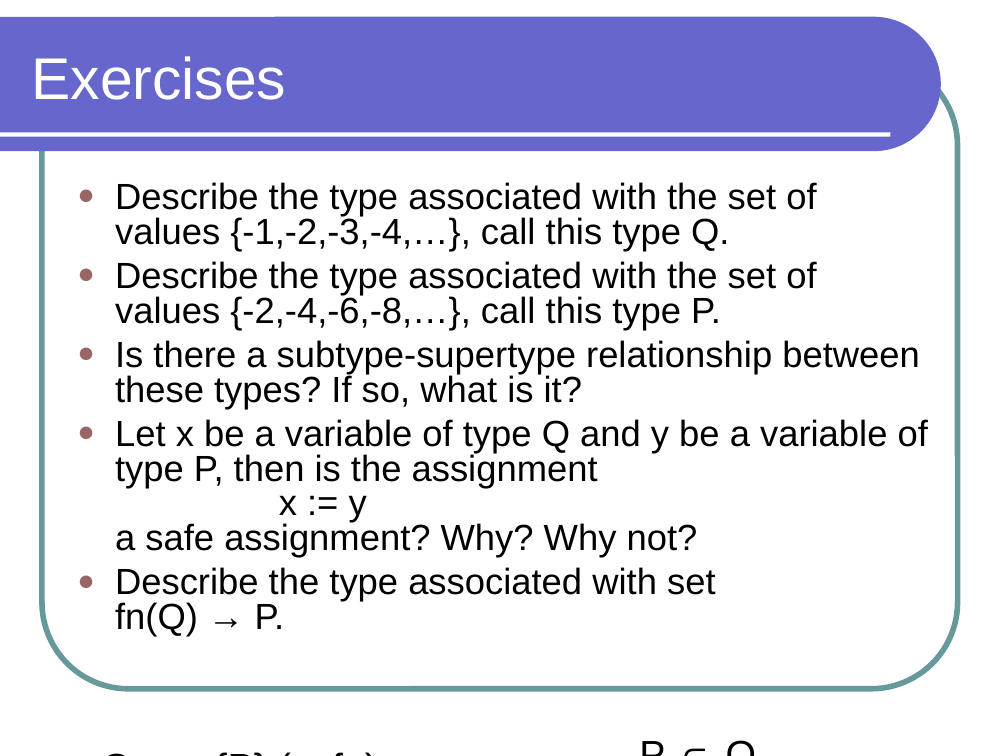
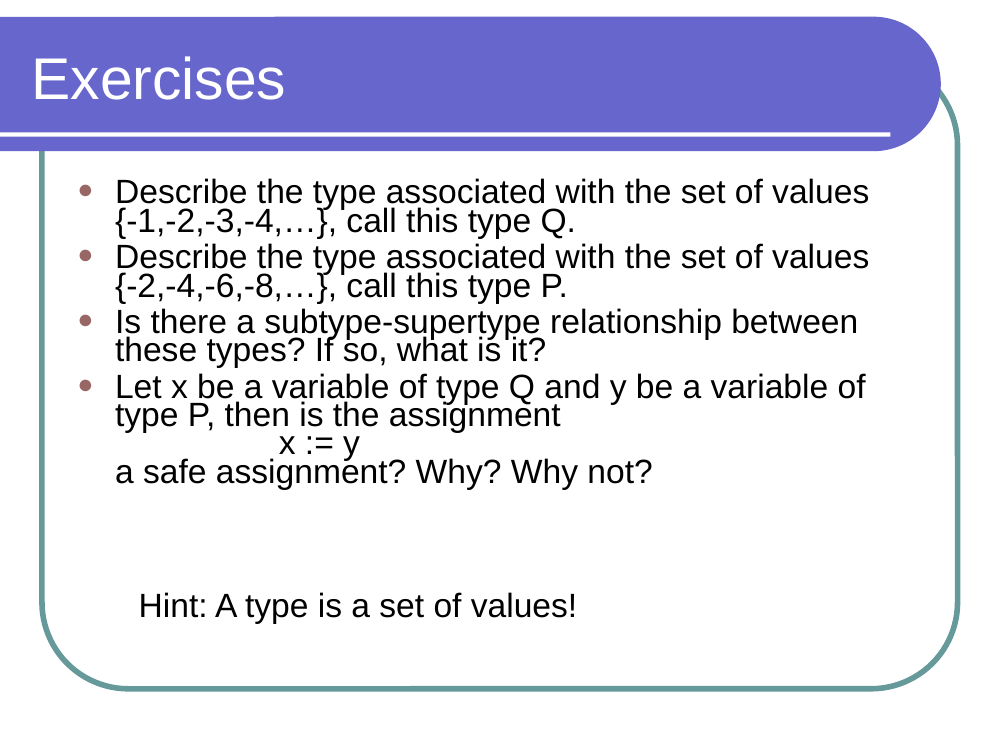
Before and after one commit to lutzhamel/CSC301, a slide deck: slide 20 of notes/csc301-ln003.ppt (slide 23 before the commit). Drawn at 1008x756 pixels with LibreOffice and Linux fonts; fonts in the diff are those of the drawing. Boxes give left, top, right and bottom in pixels: in the first picture for what was removed or moved away, otherwise in the second. Text is boxed around its words. In the diff, an @@ line names an element or a change of style, - is before the commit and + after.

```diff
--- a/notes/csc301-ln003.ppt
+++ b/notes/csc301-ln003.ppt
@@ text "Describe the type associated with ..." at (115, 178, 869, 490): size 26 to 24 pt; line spacing 0.8 to 0.7 @@
@@ text at (115, 567, 716, 637): paragraph removed @@
-● Describe the type associated with set
-  fn(Q) → P.
@@ text added at (139, 592, 577, 624), 24 pt, text #000000 @@
+Hint: A type is a set of values!
@@ text removed at (39, 737, 391, 756) @@
-x : Q := y.{P} (safe)
@@ text removed at (629, 725, 769, 756) @@
-P ⊂ Q
```
Also in this commit, not shown: 11 other slides changed, 3 slides added, 6 slides removed, 5 other files.
